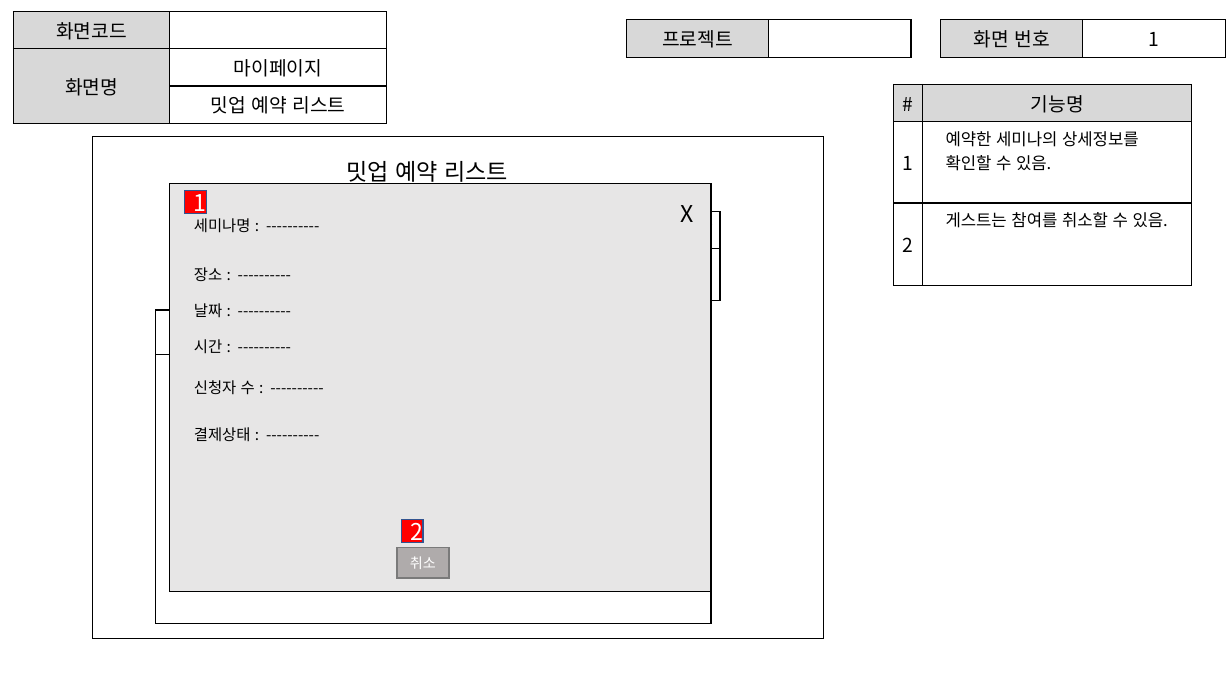
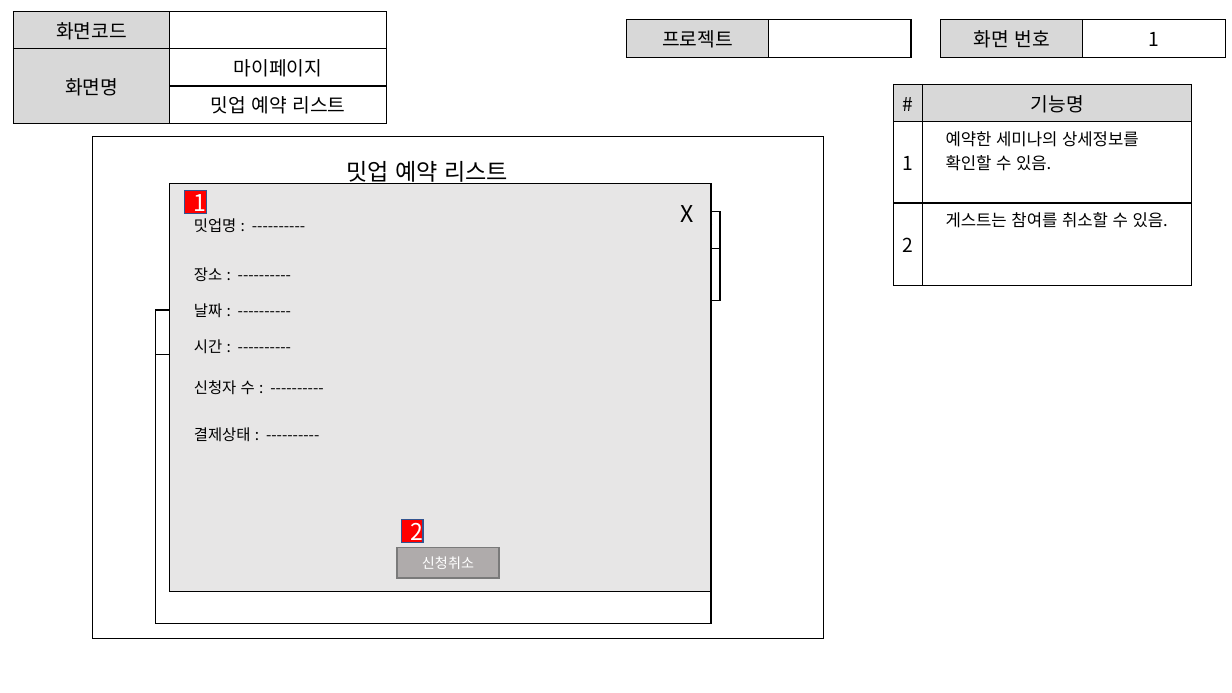
Before and after one commit to ezenteam2/e-Zone, a slide deck: slide 6 of gr2_lhj/마이페이지.pptx (slide 7 before the commit). Drawn at 1232x693 pixels with LibreOffice and Linux fonts; fonts in the diff are those of the drawing. Boxes give left, top, right and bottom in pixels: in the first picture for what was removed or moved away, otherwise in the second. Text is boxed around its words. In the diff, an @@ line names an element or a change of style, - is before the commit and + after.

```diff
--- a/gr2_lhj/마이페이지.pptx
+++ b/gr2_lhj/마이페이지.pptx
@@ text at [194,218,236,232]: text changed @@
-세미나명 : ----------
+밋업명 : ----------
@@ rectangle "신청취소": place and size @@
-rectangle "신청취소" at [397,547,449,578]
+rectangle "신청취소" at [397,547,500,578]
@@ text in rectangle at [422,556,474,569]: text changed @@
-취소
+신청취소
```
Also in this commit, not shown: 7 other slides changed, 1 slide removed.
